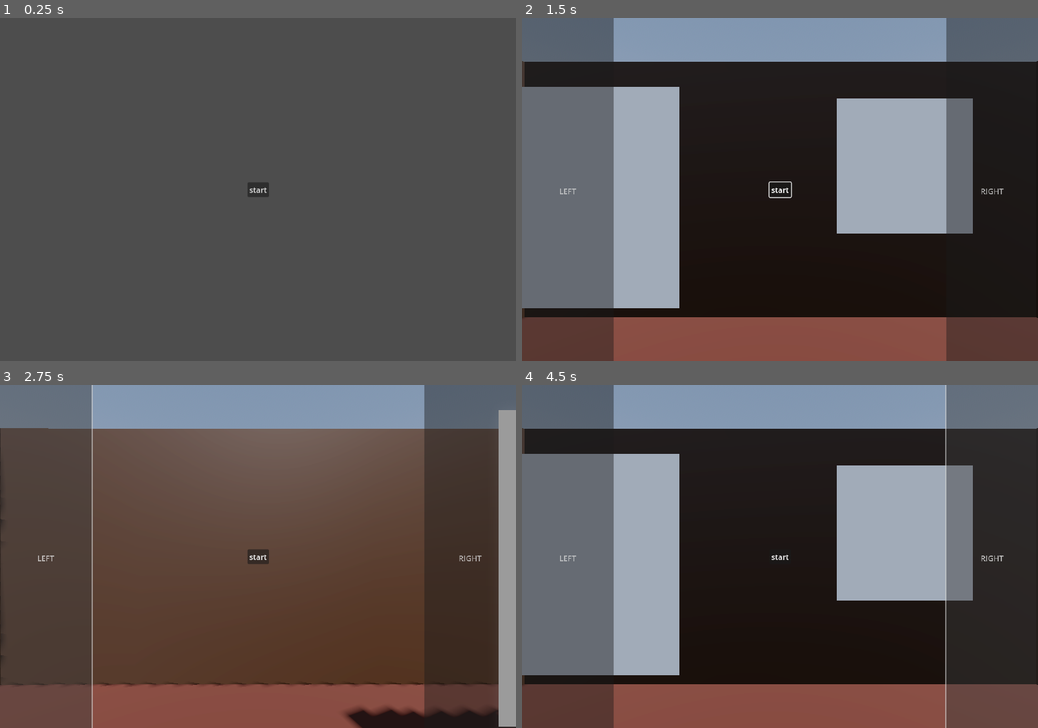
Above: before the commit, frames 1-4 (two rows, left to right).
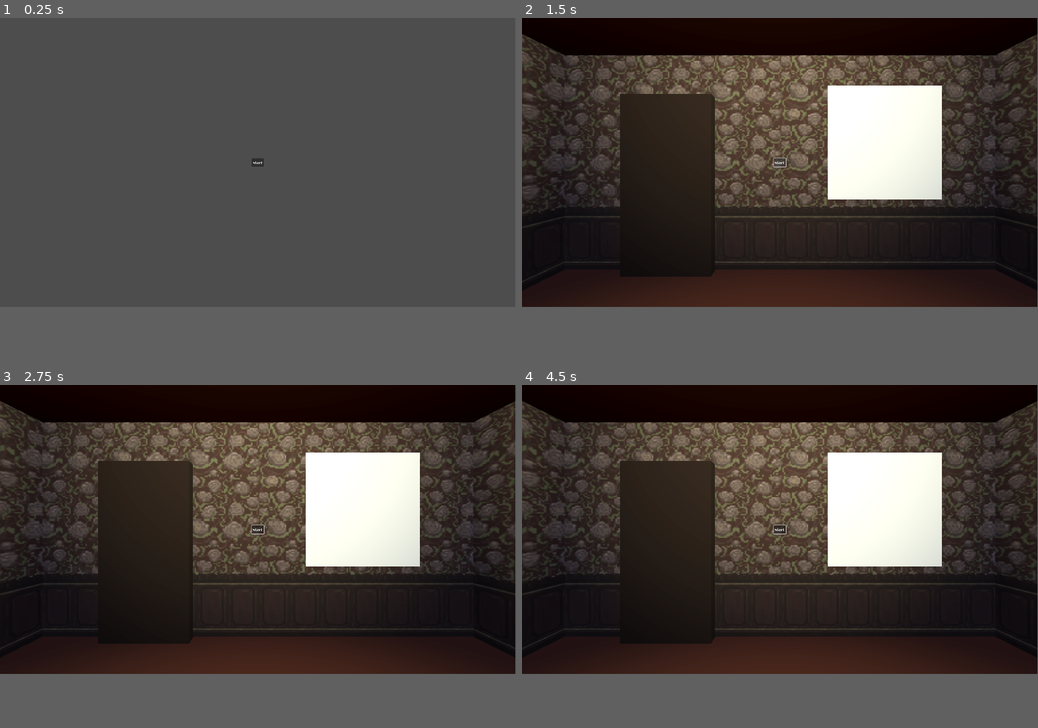
Above: after the commit, the same moments.

Repository: One1-One1/gmtk2025
Game: Godot game, scene res://scenes/main.tscn
Two runs of this game, one before a commit and one after it. Both use one fixed random seed, a clock stepped at 60 frames per second and the inputs below.
Inputs (mouse positions are in pixels of both pictures, inside the frame that each line leads up to):
- Up to frame 1 (0.25 s): no input
- Up to frame 2 (1.5 s): click "start" at 0.5 s; click "start" at 1.25 s
- Up to frame 3 (2.75 s): click (46, 559) at 2 s, where only the run before the commit has a clickable "LEFT"
- Up to frame 4 (4.5 s): click (991, 559) at 2.75 s, where only the run before the commit has a clickable "RIGHT"; click (568, 559) at 3.5 s, where only the run before the commit has a clickable "LEFT"; click (991, 559) at 4.25 s, where only the run before the commit has a clickable "RIGHT"
In our replay, the window is 800x533 before the commit and 799x449 after it. These sizes can differ from the game's own. Grey fills any space a smaller window leaves; there, only what the larger window draws over its background counts as a difference.

The runs differ from the first frame. In frame 1, 0.2% of the frame differs, in the area x 48-53%, y 40-53%; in frame 2, 72%; in frame 3, 75%, in the area x 0-100%, y 0-100%; in frame 4, 72%.

Commit message:
proper walls
added wall sprite
added lightbulb light

Diff:
--- a/project.godot
+++ b/project.godot
@@ -17,8 +17,8 @@
 
 [display]
 
-window/size/viewport_width=1080
-window/size/viewport_height=720
+window/size/viewport_width=1920
+window/size/viewport_height=1080
 
 [input]
 
--- /dev/null
+++ b/scenes/objects/wall.tscn
@@ -0,0 +1,18 @@
+[gd_scene load_steps=5 format=3 uid="uid://crsia0sl0yvh5"]
+
+[ext_resource type="Texture2D" uid="uid://co8ys82jj67ok" path="res://assets/Wallpaper.png" id="1_y1upl"]
+
+[sub_resource type="StandardMaterial3D" id="StandardMaterial3D_oh6kn"]
+albedo_color = Color(0.192208, 0.102265, 0, 1)
+roughness = 0.7
+
+[sub_resource type="PlaneMesh" id="PlaneMesh_xxgf6"]
+material = SubResource("StandardMaterial3D_oh6kn")
+
+[sub_resource type="StandardMaterial3D" id="StandardMaterial3D_2yst1"]
+albedo_texture = ExtResource("1_y1upl")
+
+[node name="wall" type="MeshInstance3D"]
+transform = Transform3D(2, 0, 0, 0, 1, 0, 0, 0, 1, 0, 0, 0)
+mesh = SubResource("PlaneMesh_xxgf6")
+surface_material_override/0 = SubResource("StandardMaterial3D_2yst1")
--- a/scenes/rooms/room0.tscn
+++ b/scenes/rooms/room0.tscn
@@ -1,9 +1,9 @@
-[gd_scene load_steps=11 format=3 uid="uid://bfidsn1dcifae"]
+[gd_scene load_steps=13 format=3 uid="uid://bfidsn1dcifae"]
 
-[ext_resource type="PackedScene" uid="uid://crsia0sl0yvh5" path="res://scenes/wall.tscn" id="1_0j4cp"]
-[ext_resource type="PackedScene" uid="uid://dg1ex6rfuj2i3" path="res://scenes/room_camera.tscn" id="2_qdqsw"]
-[ext_resource type="PackedScene" uid="uid://bhjj65esfdxo5" path="res://scenes/ui.tscn" id="3_bqk7w"]
-[ext_resource type="PackedScene" uid="uid://bnypy3o5jcf8j" path="res://scenes/interactable_sprite.tscn" id="4_bowwu"]
+[ext_resource type="PackedScene" uid="uid://crsia0sl0yvh5" path="res://scenes/objects/wall.tscn" id="1_0j4cp"]
+[ext_resource type="PackedScene" uid="uid://dg1ex6rfuj2i3" path="res://scenes/ui/room_camera.tscn" id="2_qdqsw"]
+[ext_resource type="PackedScene" uid="uid://bhjj65esfdxo5" path="res://scenes/ui/ui.tscn" id="3_bqk7w"]
+[ext_resource type="PackedScene" uid="uid://bnypy3o5jcf8j" path="res://scenes/objects/interactable_sprite.tscn" id="4_bowwu"]
 
 [sub_resource type="ProceduralSkyMaterial" id="ProceduralSkyMaterial_o5qli"]
 sky_horizon_color = Color(0.662243, 0.671743, 0.686743, 1)
@@ -31,35 +31,45 @@
 }
 point_count = 4
 
+[sub_resource type="BoxMesh" id="BoxMesh_0j4cp"]
+
+[sub_resource type="StandardMaterial3D" id="StandardMaterial3D_qdqsw"]
+albedo_color = Color(0.0974014, 0.0335177, 9.02452e-09, 1)
+
 [node name="room0" type="Node3D"]
 
 [node name="WorldEnvironment" type="WorldEnvironment" parent="."]
 environment = SubResource("Environment_sugp2")
 
-[node name="DirectionalLight3D" type="DirectionalLight3D" parent="."]
-transform = Transform3D(0.334231, 0.933381, 0.130724, -0.496786, 0.0566017, 0.866025, 0.800933, -0.354394, 0.482609, 0, 3, 0)
-light_energy = 1.327
-light_indirect_energy = 1.327
-shadow_enabled = true
+[node name="OmniLight3D" type="OmniLight3D" parent="."]
+transform = Transform3D(1, 0, 0, 0, 1, 0, 0, 0, 1, 0, 1.95999, 0)
+light_color = Color(0.999999, 0.998868, 0.793484, 1)
+light_energy = 3.939
+omni_range = 3.237
 
 [node name="floor" type="MeshInstance3D" parent="."]
 transform = Transform3D(2, 0, 0, 0, 2, 0, 0, 0, 2, 0, 0, 0)
 mesh = SubResource("PlaneMesh_0wfyh")
 surface_material_override/0 = SubResource("StandardMaterial3D_sugp2")
 
+[node name="floor2" type="MeshInstance3D" parent="."]
+transform = Transform3D(2, 0, 0, 0, -2, 1.74846e-07, 0, -1.74846e-07, -2, 0, 2, 0)
+mesh = SubResource("PlaneMesh_0wfyh")
+surface_material_override/0 = SubResource("StandardMaterial3D_sugp2")
+
 [node name="walls" type="Node3D" parent="."]
 
 [node name="wall5" parent="walls" instance=ExtResource("1_0j4cp")]
-transform = Transform3D(-4.37114e-08, -2, 0, 1, -8.74228e-08, 0, 0, 0, 2, 2, 1, 0)
+transform = Transform3D(-8.74228e-08, -2, 0, -8.74228e-08, 3.82137e-15, -1, 2, -8.74228e-08, -4.37114e-08, 2, 1, 0)
 
 [node name="wall6" parent="walls" instance=ExtResource("1_0j4cp")]
-transform = Transform3D(1.91069e-15, 8.74228e-08, 2, 1, -8.74228e-08, 0, 4.37114e-08, 2, -8.74228e-08, 0, 1, -2)
+transform = Transform3D(2, 0, 0, 0, -8.74228e-08, -1, 0, 2, -4.37114e-08, 0, 1, -2)
 
 [node name="wall7" parent="walls" instance=ExtResource("1_0j4cp")]
-transform = Transform3D(4.37114e-08, 2, -1.74846e-07, 1, -8.74228e-08, 0, -3.82137e-15, -1.74846e-07, -2, -2, 1, 0)
+transform = Transform3D(-8.74228e-08, 2, 3.82137e-15, -8.74228e-08, 3.82137e-15, -1, -2, -8.74228e-08, 4.37114e-08, -2, 1, 0)
 
 [node name="wall8" parent="walls" instance=ExtResource("1_0j4cp")]
-transform = Transform3D(-8.88178e-16, -5.96046e-08, -2, 1, -8.74228e-08, 0, -4.37114e-08, -2, 5.96046e-08, 0, 1, 2)
+transform = Transform3D(-2, 8.74228e-08, 4.37114e-08, -8.74228e-08, -1.50996e-07, -1, -8.74228e-08, -2, 7.54979e-08, 0, 1, 2)
 
 [node name="Path3D" type="Path3D" parent="."]
 transform = Transform3D(0.25, 0, 0, 0, 0.25, 0, 0, 0, 0.25, 0, 1, 0)
@@ -73,11 +83,18 @@
 transform = Transform3D(-1, 0, -8.74228e-08, 0, 1, 0, 8.74228e-08, 0, -1, 1, 0, 1)
 
 [node name="UI" parent="." node_paths=PackedStringArray("camera", "path") instance=ExtResource("3_bqk7w")]
+visible = false
 camera = NodePath("../Path3D/PathFollow3D/roomCamera")
 path = NodePath("../Path3D/PathFollow3D")
 
-[node name="interactableSprite" parent="." instance=ExtResource("4_bowwu")]
+[node name="objects" type="Node3D" parent="."]
+
+[node name="interactableSprite" parent="objects" instance=ExtResource("4_bowwu")]
 transform = Transform3D(-4.37114e-08, 0, -0.2, 0, 1, 0, 1, 0, -8.74228e-09, 1.89837, 1.17295, 0.919113)
+skeleton = NodePath("../..")
 
-[node name="interactableSprite2" parent="." instance=ExtResource("4_bowwu")]
-transform = Transform3D(-4.37114e-08, 0, -0.2, 0, 1, 0, 1, 0, -8.74228e-09, 1.25754, 0.962303, -0.95392)
+[node name="Door" parent="objects" instance=ExtResource("4_bowwu")]
+transform = Transform3D(-3.49691e-08, 0, -0.2, 0, 1.6, 0, 0.8, 0, -8.74228e-09, 2, 0.8, -1)
+mesh = SubResource("BoxMesh_0j4cp")
+skeleton = NodePath("../..")
+surface_material_override/0 = SubResource("StandardMaterial3D_qdqsw")
--- a/scenes/wall.tscn
+++ /dev/null
@@ -1,12 +0,0 @@
-[gd_scene load_steps=3 format=3 uid="uid://crsia0sl0yvh5"]
-
-[sub_resource type="StandardMaterial3D" id="StandardMaterial3D_oh6kn"]
-albedo_color = Color(0.192208, 0.102265, 0, 1)
-roughness = 0.7
-
-[sub_resource type="PlaneMesh" id="PlaneMesh_xxgf6"]
-material = SubResource("StandardMaterial3D_oh6kn")
-
-[node name="wall" type="MeshInstance3D"]
-transform = Transform3D(1, 0, 0, 0, 2, 0, 0, 0, 2, 0, 0, 0)
-mesh = SubResource("PlaneMesh_xxgf6")
Binary file added: assets/Wallpaper.png
Not shown, added: assets/Wallpaper.png.import
Renamed: scenes/interactable_sprite.tscn -> scenes/objects/interactable_sprite.tscn
Renamed: scenes/room_camera.tscn -> scenes/ui/room_camera.tscn
Renamed: scenes/ui.tscn -> scenes/ui/ui.tscn
